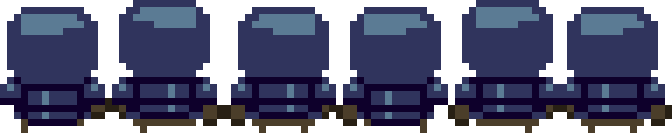
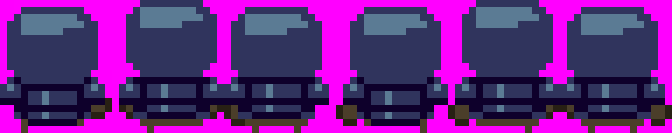
The second 672px x 133px image is a revision of the first. Changes to its layers:
added layer "레이어 6" above "레이어 5" over [560, 0, 672, 133]
added layer "레이어 5" above "레이어 4" over [448, 0, 560, 133]
added layer "레이어 4" above "레이어 3" over [336, 0, 448, 133]
added layer "레이어 3" above "레이어 2" over [224, 0, 336, 133]
renamed "레이어 4" to "레이어 2", painted on it over [0, 0, 672, 133]
added layer "레이어 1" above "배경" over [0, 0, 112, 133]
showed "배경", painted on it over [0, 0, 672, 133]
